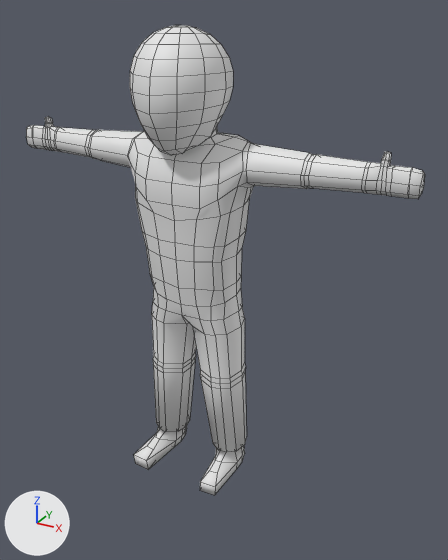
One commit to the Blender file LD30/Assets/Models/Common/Knight.blend: the scene before it, then after it.
The view is the same before and after, from a 50 mm camera at (3.29, -5.34, 2.75) aimed at (0.29, 0.11, 0.03). Arrows for +X, +Y and +Z are at lower left; the lights stay in place. Mesh edges are drawn as thin lines.

Before the edit, the objects in view are built like this:
```python
me_cube_001 = bpy.data.meshes.new('Cube.001')
me_cube_001.from_pydata(...)  # 731 vertices, 738 faces; spans x -2.28..2.28, y -0.73..0.41, z -2.32..2.6
me_cube_001.polygons.foreach_set('use_smooth', [True] * 738)
# before: 0 (0.53, 0.31, 1.47), 6 (0.37, 0.36, 1.49), 22 (0.38, 0.26, 1.57) at pixel (238, 135), 343 (-0.53, 0.31, 1.47), 345 (0.0, 0.4, 1.48)
# before: 346 (-0.55, 0.32, 1.12), 353 (-0.37, 0.36, 1.49), 355 (-0.56, 0.33, 1.31), 366 (0.0, 0.34, 1.57), 372 (-0.38, 0.26, 1.57)
# before: 381 (-0.69, -0.17, 1.35) at pixel (127, 155), 382 (-0.67, -0.1, 1.51) at pixel (132, 138), 383 (-0.66, 0.17, 1.51), 384 (-0.67, 0.21, 1.34), 385 (-0.63, 0.02, 1.56) at pixel (142, 131)
# before: 386 (-0.68, -0.14, 1.22) at pixel (131, 166), 387 (-0.68, 0.18, 1.22), 388 (-0.68, 0.02, 1.15)
ob_cube = bpy.data.objects.new('Cube', me_cube_001)
ob_cube.location = (0.0, 0.0, 0.0)
```
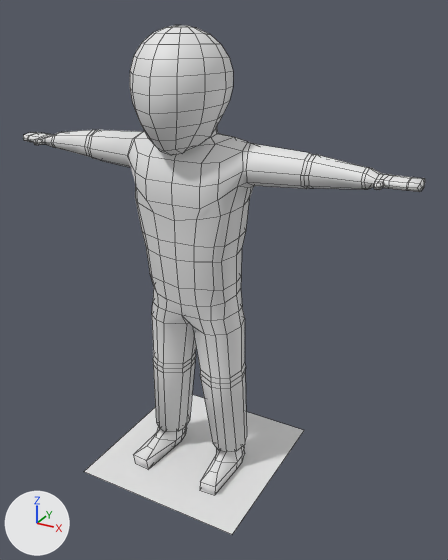
The newer file is also rescaled (x2.531), turned or shifted as a whole; pictures and numbers use the older file's frame.

Where the change shows, as pixel boxes (x1, y1, x2, y2) in the pictures (448 x 560 px; the box of a moved part takes in the faces that stretch with it):
'Cube', reshaped
    before: (26, 25, 425, 495)
    after: (23, 25, 425, 495)
'Plane', added
    after: (84, 394, 304, 534)
part 1 of me_cube_001, moved or reshaped (not visible afterwards)
    before: (218, 132, 251, 143)
part 2 of me_cube_001, moved or reshaped
    before: (26, 117, 425, 199)
    after: (23, 130, 425, 192)

The change, as a list of edits to the scene's bpy script:
```text
Change me_cube_001:
    where me_cube_001.from_pydata(...)  # 731 vertices, 738 faces; spans x -2.28..2.28, y -0.73..0.41, z -2.32..2.6
    used by ob_cube; location = (0.0, 0.0, 0.0)
    verts and faces of me_cube_001; kept vertices keep their numbers, new ones are numbered from 731
    me_cube_001 part 1
    add delete_faces([(343, 355, 346), (381, 386, 388, 387, 384, 383, 385, 382)])
    add for i in [0, 6, 343, 345, 353, 366]: verts[i] += (0.0, -0.06, -0.04)
    add verts[22] = (0.38, 0.2, 1.54)  # moved
    add verts[372] = (-0.38, 0.2, 1.54)  # moved
    add faces += [(343, 346, 355), (381, 382, 385, 383, 384, 387, 388, 386)]
    me_cube_001 part 2
    76 vertices are removed from x -2.27..2.27, y -0.03..0.07, z 1.24..1.62
    114 faces are deleted
    14 vertices in x -2.27..2.27, y 0.06, z 1.27 move by (0.0, 0.06, 0.05)
    12 vertices in x -2.17..2.17, y 0.02, z 1.23 move by (0.0, 0.01, 0.08)
    6 vertices in x -2.17..2.17, y -0.01, z 1.48 move by (0.0, -0.07, -0.08)
    4 vertices in x -1.8..1.8, y 0.12, z 1.36 move by (0.0, 0.05, 0.0)
    4 vertices in x -1.81..1.81, y -0.04, z 1.47 move by (0.0, -0.03, -0.04)
    4 vertices in x -1.93..1.93, y 0.07, z 1.36 move by (0.0, 0.1, 0.0)
    78 vertices move from x -2.28..2.28, y -0.08..0.1, z 1.23..1.54 to x -2.28..2.28, y -0.14..0.16, z 1.26..1.46
    76 vertices are added at x -2.27..2.27, y -0.22..0.16, z 1.31..1.41
    114 new faces join them
Add me_plane:
    me_plane.from_pydata([(1.0, -1.0, 0.0), (-1.0, -1.0, 0.0), (1.0, 1.0, 0.0), (-1.0, 1.0, 0.0)], [], [(1, 0, 2, 3)])
Add ob_plane:
    ob_plane = bpy.data.objects.new('Plane', me_plane)
    ob_plane.location = (0.0, 0.0, -2.31)
```
